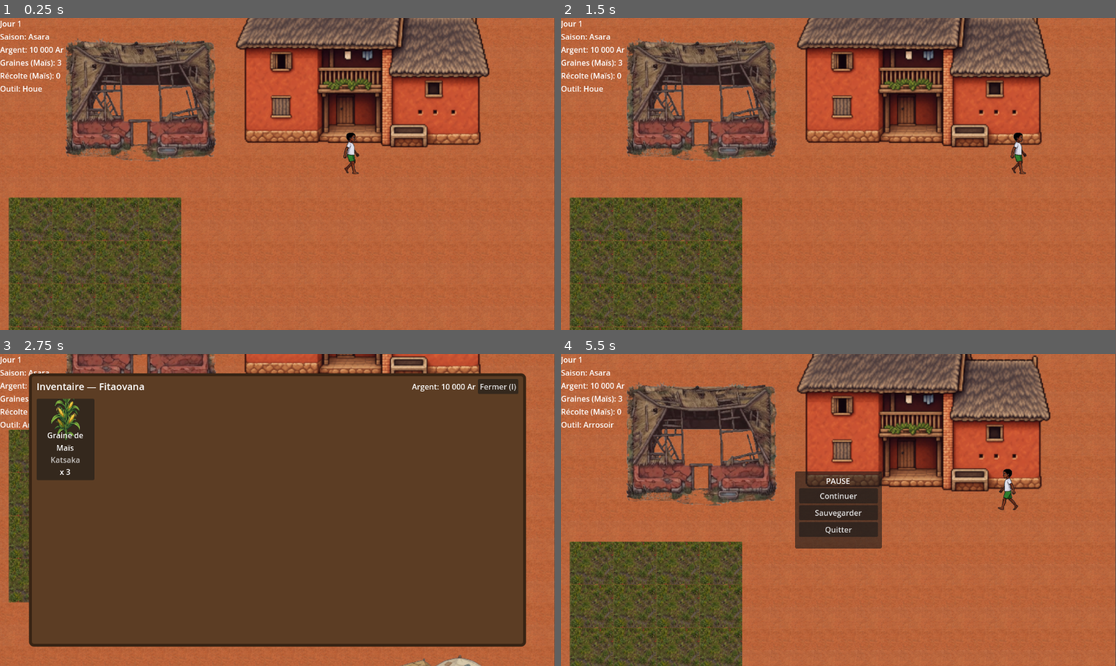
Above: before the commit, frames 1-4 (two rows, left to right).
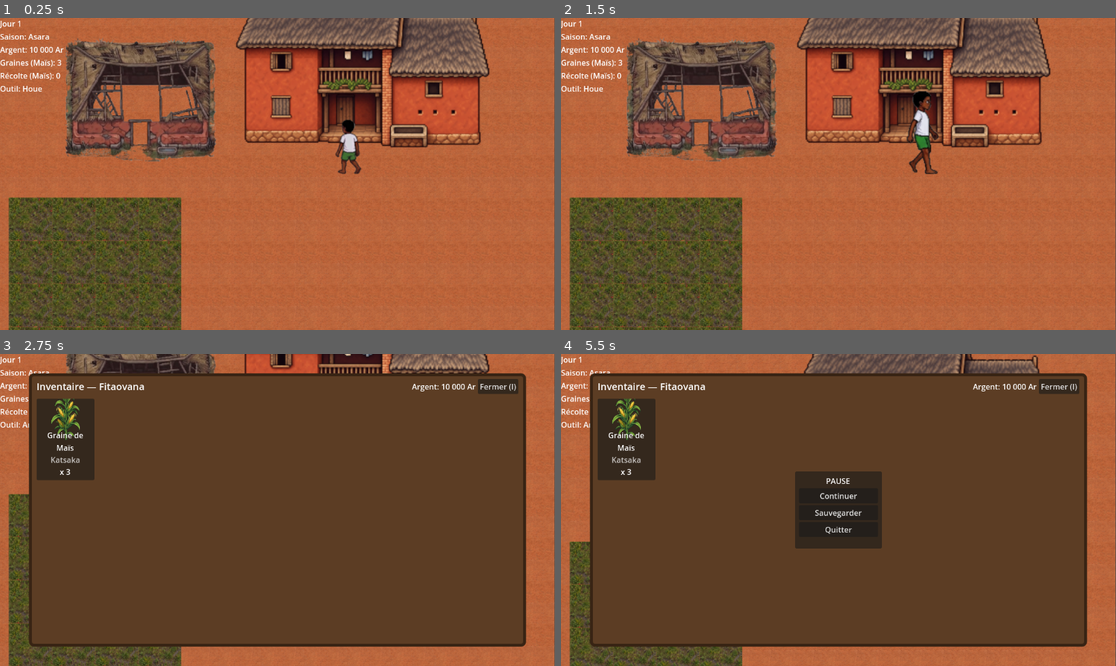
Above: after the commit, the same moments.

Repository: johnatan1999/fiainana-kely
Game: Godot game, scene res://world/world.tscn
Two runs of this game, one before a commit and one after it. Both use one fixed random seed, a clock stepped at 60 frames per second and the inputs below.
Inputs (mouse positions are in pixels of both pictures, inside the frame that each line leads up to):
- Up to frame 1 (0.25 s): no input
- Up to frame 2 (1.5 s): tap Enter at 0.5 s; move the mouse to (960, 158) at 0.52 s; hold D (move_right) 0.53-1.25 s; tap I at 0.6 s; click "Fermer (I)" at 1.25 s
- Up to frame 3 (2.75 s): tap Space at 2 s; move the mouse to (166, 525) at 2.02 s; hold S (move_down) from 2.03 s (still down); tap Tab (cycle_tool) at 2.1 s; tap I at 2.3 s
- Up to frame 4 (5.5 s): move the mouse to (894, 441) at 2.77 s; release S (move_down) at 2.78 s; hold D (move_right) 2.78-3.53 s; hold E (interact) 2.78-3.53 s; tap I at 3.05, 3.8, 4.35, 5.3 s; move the mouse to (810, 572) at 3.52 s; hold W (move_up) 3.53-4.28 s; tap Shift (sprint) at 3.6 s; move the mouse to (1005, 556) at 4.27 s; hold A (move_left) from 4.28 s (still down); tap Escape (ui_cancel) at 4.9 s; move the mouse to (672, 463) at 5.02 s; tap 1 at 5.1 s

The runs differ from the first frame. In frame 1, 0.5% of the frame differs, in the area x 60-66%, y 32-51%; in frame 2, 1.0%; in frame 3, 7.4%; in frame 4, 67%, in the area x 5-95%, y 6-94%.

Commit message:
dev: add player animation sprite

Diff:
--- a/entities/player/player.tscn
+++ b/entities/player/player.tscn
@@ -1,10 +1,59 @@
-[gd_scene load_steps=22 format=3 uid="uid://bf1stuuqjofir"]
+[gd_scene load_steps=51 format=3 uid="uid://bf1stuuqjofir"]
 
 [ext_resource type="Script" path="res://entities/player/player_controller.gd" id="1_piccd"]
 [ext_resource type="Texture2D" uid="uid://cbsngksevqumt" path="res://assets/sprites/characters/player/player2_walk.png" id="2_0v3gh"]
+[ext_resource type="Texture2D" uid="uid://ktjkva4vrhav" path="res://assets/sprites/characters/player/player2.png" id="3_l5w6w"]
 
 [sub_resource type="RectangleShape2D" id="RectangleShape2D_player"]
 size = Vector2(26.5, 17.5)
+
+[sub_resource type="AtlasTexture" id="AtlasTexture_n2umo"]
+atlas = ExtResource("3_l5w6w")
+region = Rect2(512, 128, 64, 128)
+
+[sub_resource type="AtlasTexture" id="AtlasTexture_obmxx"]
+atlas = ExtResource("3_l5w6w")
+region = Rect2(448, 128, 64, 128)
+
+[sub_resource type="AtlasTexture" id="AtlasTexture_p1gfw"]
+atlas = ExtResource("3_l5w6w")
+region = Rect2(384, 128, 64, 128)
+
+[sub_resource type="AtlasTexture" id="AtlasTexture_eur5s"]
+atlas = ExtResource("3_l5w6w")
+region = Rect2(320, 128, 64, 128)
+
+[sub_resource type="AtlasTexture" id="AtlasTexture_03kme"]
+atlas = ExtResource("3_l5w6w")
+region = Rect2(256, 128, 64, 128)
+
+[sub_resource type="AtlasTexture" id="AtlasTexture_yh2cn"]
+atlas = ExtResource("3_l5w6w")
+region = Rect2(192, 128, 64, 128)
+
+[sub_resource type="AtlasTexture" id="AtlasTexture_hm74m"]
+atlas = ExtResource("3_l5w6w")
+region = Rect2(192, 0, 64, 128)
+
+[sub_resource type="AtlasTexture" id="AtlasTexture_3ur5l"]
+atlas = ExtResource("3_l5w6w")
+region = Rect2(256, 0, 64, 128)
+
+[sub_resource type="AtlasTexture" id="AtlasTexture_rm7cp"]
+atlas = ExtResource("3_l5w6w")
+region = Rect2(320, 0, 64, 128)
+
+[sub_resource type="AtlasTexture" id="AtlasTexture_gl0f1"]
+atlas = ExtResource("3_l5w6w")
+region = Rect2(384, 0, 64, 128)
+
+[sub_resource type="AtlasTexture" id="AtlasTexture_1bkrq"]
+atlas = ExtResource("3_l5w6w")
+region = Rect2(448, 0, 64, 128)
+
+[sub_resource type="AtlasTexture" id="AtlasTexture_pot7l"]
+atlas = ExtResource("3_l5w6w")
+region = Rect2(512, 0, 64, 128)
 
 [sub_resource type="AtlasTexture" id="AtlasTexture_t6k0p"]
 atlas = ExtResource("2_0v3gh")
@@ -22,58 +71,168 @@
 atlas = ExtResource("2_0v3gh")
 region = Rect2(64, 0, 64, 128)
 
-[sub_resource type="AtlasTexture" id="AtlasTexture_rxvao"]
-atlas = ExtResource("2_0v3gh")
-region = Rect2(256, 0, 64, 128)
-
-[sub_resource type="AtlasTexture" id="AtlasTexture_ebqvb"]
-atlas = ExtResource("2_0v3gh")
-region = Rect2(320, 0, 64, 128)
-
-[sub_resource type="AtlasTexture" id="AtlasTexture_ph5qp"]
-atlas = ExtResource("2_0v3gh")
-region = Rect2(384, 0, 64, 128)
-
-[sub_resource type="AtlasTexture" id="AtlasTexture_apo3r"]
-atlas = ExtResource("2_0v3gh")
-region = Rect2(256, 128, 64, 128)
-
-[sub_resource type="AtlasTexture" id="AtlasTexture_d3xkd"]
-atlas = ExtResource("2_0v3gh")
-region = Rect2(320, 128, 64, 128)
-
-[sub_resource type="AtlasTexture" id="AtlasTexture_4vpwo"]
-atlas = ExtResource("2_0v3gh")
-region = Rect2(384, 128, 64, 128)
-
-[sub_resource type="AtlasTexture" id="AtlasTexture_qr06i"]
-atlas = ExtResource("2_0v3gh")
+[sub_resource type="AtlasTexture" id="AtlasTexture_mjh22"]
+atlas = ExtResource("3_l5w6w")
+region = Rect2(704, 0, 64, 128)
+
+[sub_resource type="AtlasTexture" id="AtlasTexture_24k16"]
+atlas = ExtResource("3_l5w6w")
+region = Rect2(704, 128, 64, 128)
+
+[sub_resource type="AtlasTexture" id="AtlasTexture_ojlc4"]
+atlas = ExtResource("3_l5w6w")
+region = Rect2(704, 256, 64, 128)
+
+[sub_resource type="AtlasTexture" id="AtlasTexture_r3i4n"]
+atlas = ExtResource("3_l5w6w")
+region = Rect2(704, 384, 64, 128)
+
+[sub_resource type="AtlasTexture" id="AtlasTexture_3v7n7"]
+atlas = ExtResource("3_l5w6w")
+region = Rect2(0, 384, 64, 128)
+
+[sub_resource type="AtlasTexture" id="AtlasTexture_l1ssj"]
+atlas = ExtResource("3_l5w6w")
+region = Rect2(64, 384, 64, 128)
+
+[sub_resource type="AtlasTexture" id="AtlasTexture_r2khw"]
+atlas = ExtResource("3_l5w6w")
+region = Rect2(128, 384, 64, 128)
+
+[sub_resource type="AtlasTexture" id="AtlasTexture_xef0r"]
+atlas = ExtResource("3_l5w6w")
+region = Rect2(64, 384, 64, 128)
+
+[sub_resource type="AtlasTexture" id="AtlasTexture_oml55"]
+atlas = ExtResource("3_l5w6w")
+region = Rect2(0, 256, 64, 128)
+
+[sub_resource type="AtlasTexture" id="AtlasTexture_c7vkw"]
+atlas = ExtResource("3_l5w6w")
+region = Rect2(64, 256, 64, 128)
+
+[sub_resource type="AtlasTexture" id="AtlasTexture_l838r"]
+atlas = ExtResource("3_l5w6w")
+region = Rect2(128, 256, 64, 128)
+
+[sub_resource type="AtlasTexture" id="AtlasTexture_sgpb7"]
+atlas = ExtResource("3_l5w6w")
+region = Rect2(64, 256, 64, 128)
+
+[sub_resource type="AtlasTexture" id="AtlasTexture_g4hxd"]
+atlas = ExtResource("3_l5w6w")
 region = Rect2(0, 128, 64, 128)
 
-[sub_resource type="AtlasTexture" id="AtlasTexture_3w6ae"]
-atlas = ExtResource("2_0v3gh")
+[sub_resource type="AtlasTexture" id="AtlasTexture_3gcp0"]
+atlas = ExtResource("3_l5w6w")
 region = Rect2(64, 128, 64, 128)
 
-[sub_resource type="AtlasTexture" id="AtlasTexture_jtk5g"]
-atlas = ExtResource("2_0v3gh")
+[sub_resource type="AtlasTexture" id="AtlasTexture_gpheb"]
+atlas = ExtResource("3_l5w6w")
 region = Rect2(128, 128, 64, 128)
 
-[sub_resource type="AtlasTexture" id="AtlasTexture_litbl"]
-atlas = ExtResource("2_0v3gh")
+[sub_resource type="AtlasTexture" id="AtlasTexture_mk4fo"]
+atlas = ExtResource("3_l5w6w")
+region = Rect2(64, 128, 64, 128)
+
+[sub_resource type="AtlasTexture" id="AtlasTexture_rs2n8"]
+atlas = ExtResource("3_l5w6w")
+region = Rect2(0, 0, 64, 128)
+
+[sub_resource type="AtlasTexture" id="AtlasTexture_6lila"]
+atlas = ExtResource("3_l5w6w")
 region = Rect2(128, 0, 64, 128)
 
-[sub_resource type="AtlasTexture" id="AtlasTexture_f2tec"]
-atlas = ExtResource("2_0v3gh")
+[sub_resource type="AtlasTexture" id="AtlasTexture_tlk8o"]
+atlas = ExtResource("3_l5w6w")
 region = Rect2(64, 0, 64, 128)
 
-[sub_resource type="AtlasTexture" id="AtlasTexture_krt85"]
-atlas = ExtResource("2_0v3gh")
-region = Rect2(0, 0, 64, 128)
+[sub_resource type="AtlasTexture" id="AtlasTexture_yu282"]
+atlas = ExtResource("3_l5w6w")
+region = Rect2(128, 0, 64, 128)
+
+[sub_resource type="AtlasTexture" id="AtlasTexture_46rqx"]
+atlas = ExtResource("3_l5w6w")
+region = Rect2(576, 384, 64, 128)
+
+[sub_resource type="AtlasTexture" id="AtlasTexture_xsk8q"]
+atlas = ExtResource("3_l5w6w")
+region = Rect2(512, 384, 64, 128)
+
+[sub_resource type="AtlasTexture" id="AtlasTexture_p24fs"]
+atlas = ExtResource("3_l5w6w")
+region = Rect2(384, 384, 64, 128)
+
+[sub_resource type="AtlasTexture" id="AtlasTexture_jqspx"]
+atlas = ExtResource("3_l5w6w")
+region = Rect2(320, 384, 64, 128)
+
+[sub_resource type="AtlasTexture" id="AtlasTexture_36juo"]
+atlas = ExtResource("3_l5w6w")
+region = Rect2(192, 256, 64, 128)
+
+[sub_resource type="AtlasTexture" id="AtlasTexture_rrww2"]
+atlas = ExtResource("3_l5w6w")
+region = Rect2(256, 256, 64, 128)
+
+[sub_resource type="AtlasTexture" id="AtlasTexture_ir5yj"]
+atlas = ExtResource("3_l5w6w")
+region = Rect2(384, 256, 64, 128)
+
+[sub_resource type="AtlasTexture" id="AtlasTexture_l78qb"]
+atlas = ExtResource("3_l5w6w")
+region = Rect2(512, 256, 64, 128)
 
 [sub_resource type="SpriteFrames" id="SpriteFrames_huppk"]
 animations = [{
 "frames": [{
 "duration": 1.0,
+"texture": SubResource("AtlasTexture_n2umo")
+}, {
+"duration": 1.6,
+"texture": SubResource("AtlasTexture_obmxx")
+}, {
+"duration": 1.2,
+"texture": SubResource("AtlasTexture_p1gfw")
+}, {
+"duration": 1.8,
+"texture": SubResource("AtlasTexture_eur5s")
+}, {
+"duration": 1.0,
+"texture": SubResource("AtlasTexture_03kme")
+}, {
+"duration": 1.0,
+"texture": SubResource("AtlasTexture_yh2cn")
+}],
+"loop": true,
+"name": &"harvest_left",
+"speed": 5.0
+}, {
+"frames": [{
+"duration": 1.0,
+"texture": SubResource("AtlasTexture_hm74m")
+}, {
+"duration": 1.6,
+"texture": SubResource("AtlasTexture_3ur5l")
+}, {
+"duration": 2.0,
+"texture": SubResource("AtlasTexture_rm7cp")
+}, {
+"duration": 1.8,
+"texture": SubResource("AtlasTexture_gl0f1")
+}, {
+"duration": 1.0,
+"texture": SubResource("AtlasTexture_1bkrq")
+}, {
+"duration": 1.0,
+"texture": SubResource("AtlasTexture_pot7l")
+}],
+"loop": true,
+"name": &"harvest_right",
+"speed": 5.0
+}, {
+"frames": [{
+"duration": 1.0,
 "texture": SubResource("AtlasTexture_t6k0p")
 }],
 "loop": true,
@@ -105,14 +264,34 @@
 "speed": 5.0
 }, {
 "frames": [{
-"duration": 1.0,
-"texture": SubResource("AtlasTexture_rxvao")
-}, {
-"duration": 1.0,
-"texture": SubResource("AtlasTexture_ebqvb")
-}, {
-"duration": 1.0,
-"texture": SubResource("AtlasTexture_ph5qp")
+"duration": 2.3,
+"texture": SubResource("AtlasTexture_mjh22")
+}, {
+"duration": 1.5,
+"texture": SubResource("AtlasTexture_24k16")
+}, {
+"duration": 2.0,
+"texture": SubResource("AtlasTexture_ojlc4")
+}, {
+"duration": 1.8,
+"texture": SubResource("AtlasTexture_r3i4n")
+}],
+"loop": true,
+"name": &"shovel_left",
+"speed": 5.0
+}, {
+"frames": [{
+"duration": 1.0,
+"texture": SubResource("AtlasTexture_3v7n7")
+}, {
+"duration": 1.0,
+"texture": SubResource("AtlasTexture_l1ssj")
+}, {
+"duration": 1.0,
+"texture": SubResource("AtlasTexture_r2khw")
+}, {
+"duration": 1.0,
+"texture": SubResource("AtlasTexture_xef0r")
 }],
 "loop": true,
 "name": &"walk_down",
@@ -120,13 +299,16 @@
 }, {
 "frames": [{
 "duration": 1.0,
-"texture": SubResource("AtlasTexture_apo3r")
-}, {
-"duration": 1.0,
-"texture": SubResource("AtlasTexture_d3xkd")
-}, {
-"duration": 1.0,
-"texture": SubResource("AtlasTexture_4vpwo")
+"texture": SubResource("AtlasTexture_oml55")
+}, {
+"duration": 1.0,
+"texture": SubResource("AtlasTexture_c7vkw")
+}, {
+"duration": 1.0,
+"texture": SubResource("AtlasTexture_l838r")
+}, {
+"duration": 1.0,
+"texture": SubResource("AtlasTexture_sgpb7")
 }],
 "loop": true,
 "name": &"walk_left",
@@ -134,13 +316,16 @@
 }, {
 "frames": [{
 "duration": 1.0,
-"texture": SubResource("AtlasTexture_qr06i")
-}, {
-"duration": 1.0,
-"texture": SubResource("AtlasTexture_3w6ae")
-}, {
-"duration": 1.0,
-"texture": SubResource("AtlasTexture_jtk5g")
+"texture": SubResource("AtlasTexture_g4hxd")
+}, {
+"duration": 1.0,
+"texture": SubResource("AtlasTexture_3gcp0")
+}, {
+"duration": 1.0,
+"texture": SubResource("AtlasTexture_gpheb")
+}, {
+"duration": 1.0,
+"texture": SubResource("AtlasTexture_mk4fo")
 }],
 "loop": true,
 "name": &"walk_right",
@@ -148,16 +333,53 @@
 }, {
 "frames": [{
 "duration": 1.0,
-"texture": SubResource("AtlasTexture_litbl")
-}, {
-"duration": 1.0,
-"texture": SubResource("AtlasTexture_f2tec")
-}, {
-"duration": 1.0,
-"texture": SubResource("AtlasTexture_krt85")
+"texture": SubResource("AtlasTexture_rs2n8")
+}, {
+"duration": 1.0,
+"texture": SubResource("AtlasTexture_6lila")
+}, {
+"duration": 1.0,
+"texture": SubResource("AtlasTexture_tlk8o")
+}, {
+"duration": 1.0,
+"texture": SubResource("AtlasTexture_yu282")
 }],
 "loop": true,
 "name": &"walk_up",
+"speed": 5.0
+}, {
+"frames": [{
+"duration": 1.0,
+"texture": SubResource("AtlasTexture_46rqx")
+}, {
+"duration": 1.0,
+"texture": SubResource("AtlasTexture_xsk8q")
+}, {
+"duration": 1.0,
+"texture": SubResource("AtlasTexture_p24fs")
+}, {
+"duration": 2.3,
+"texture": SubResource("AtlasTexture_jqspx")
+}],
+"loop": true,
+"name": &"watering_left",
+"speed": 5.0
+}, {
+"frames": [{
+"duration": 1.0,
+"texture": SubResource("AtlasTexture_36juo")
+}, {
+"duration": 1.0,
+"texture": SubResource("AtlasTexture_rrww2")
+}, {
+"duration": 1.0,
+"texture": SubResource("AtlasTexture_ir5yj")
+}, {
+"duration": 2.3,
+"texture": SubResource("AtlasTexture_l78qb")
+}],
+"loop": true,
+"name": &"watering_right",
 "speed": 5.0
 }]
 
@@ -177,10 +399,9 @@
 zoom = Vector2(2.2, 2.2)
 
 [node name="AnimatedSprite2D" type="AnimatedSprite2D" parent="."]
-scale = Vector2(0.5, 0.5)
 sprite_frames = SubResource("SpriteFrames_huppk")
-animation = &"walk_right"
-frame_progress = 0.696398
+animation = &"harvest_left"
+frame_progress = 0.142266
 offset = Vector2(0, -64)
 
 [node name="InteractionPivot" type="Node2D" parent="."]
--- a/entities/player/player_controller.gd
+++ b/entities/player/player_controller.gd
@@ -1,7 +1,7 @@
 class_name PlayerController
 extends CharacterBody2D
 
-enum Tool { HOE, WATERING_CAN, SEEDS, HARVEST }
+enum Tool {HOE, WATERING_CAN, SEEDS, HARVEST}
 
 signal interact_requested(tool: Tool)
 signal tool_changed(tool: Tool)
@@ -16,6 +16,10 @@
 
 var current_tool: Tool = Tool.HOE
 var last_facing_direction: Vector2 = Vector2.RIGHT
+## False during a zone transition (see WorldManager) - movement/tool input is
+## ignored and the character smoothly decelerates to a stop via the same
+## friction curve as releasing the movement keys, instead of snapping still.
+var input_enabled := true
 
 func _physics_process(_delta: float) -> void:
 	var input_vector := Input.get_vector("move_left", "move_right", "move_up", "move_down")
@@ -50,7 +54,6 @@
 	anim.play()
 
 
-
 ## 1=Houe 2=Graines 3=Arrosoir 4=Récolte - direct raw keycodes, kept out of the
 ## project's custom InputMap since it has repeatedly lost entries there.
 const NUMBER_KEY_TOOLS := {
@@ -61,6 +64,8 @@
 }
 
 func _unhandled_input(event: InputEvent) -> void:
+	if not input_enabled:
+		return
 	if event.is_action_pressed("interact"):
 		var interacted := _try_interact()
 
--- a/structures/chicken_coop/chicken_coop.tscn
+++ b/structures/chicken_coop/chicken_coop.tscn
@@ -58,6 +58,5 @@
 offset_right = 40.0
 offset_bottom = 23.0
 
+[editable path="InteractableComponent"]
 [editable path="EntranceDoor"]
-
-[editable path="InteractableComponent"]
--- a/systems/world_manager/world_manager.gd
+++ b/systems/world_manager/world_manager.gd
@@ -92,9 +92,11 @@
 ## load and SaveController.load_game() - call change_zone() straight instead,
 ## since there's nothing on screen yet worth hiding behind a fade at boot.
 func _change_zone_with_fade(zone_id: String, spawn_name: String) -> void:
+	player.input_enabled = false
 	await _fade_to(1.0)
 	change_zone(zone_id, spawn_name)
 	await _fade_to(0.0)
+	player.input_enabled = true
 
 func _fade_to(target_alpha: float) -> void:
 	var tween := create_tween()
--- a/ui/inventory_ui.gd
+++ b/ui/inventory_ui.gd
@@ -25,6 +25,10 @@
 func setup(simulation: FarmSimulation, shop_ui: ShopUI) -> void:
 	_simulation = simulation
 	_shop_ui = shop_ui
+
+	# Reste actif malgré get_tree().paused = true (voir open()/close()) - sinon
+	# son propre bouton et son tween d'ouverture/fermeture se figeraient aussi.
+	process_mode = Node.PROCESS_MODE_ALWAYS
 
 	close_button.pressed.connect(close)
 	simulation.money_changed.connect(_on_money_changed)
@@ -108,6 +112,7 @@
 func open() -> void:
 	_rebuild()
 	visible = true
+	get_tree().paused = true
 	AudioManager.play_click_menu_sfx()
 	if _open_tween:
 		_open_tween.kill()
@@ -122,7 +127,10 @@
 	_open_tween = create_tween().set_parallel(true)
 	_open_tween.tween_property(self, "modulate:a", 0.0, CLOSE_TIME)
 	_open_tween.tween_property(self, "scale", CLOSED_SCALE, CLOSE_TIME)
-	_open_tween.chain().tween_callback(func(): visible = false)
+	_open_tween.chain().tween_callback(func():
+		visible = false
+		get_tree().paused = false
+	)
 
 ## "I" is a raw keycode, not a project InputMap action - kept out of it for
 ## the same reason PlayerController.NUMBER_KEY_TOOLS is (see its comment).
--- a/ui/shop_ui.gd
+++ b/ui/shop_ui.gd
@@ -44,6 +44,10 @@
 func _ready() -> void:
 	# Écoute du signal global émis par le Shop / ShopBuilding
 	UIEvents.shop_requested.connect(_on_shop_requested)
+
+	# Reste actif malgré get_tree().paused = true (voir open()/close()) - sinon
+	# ses propres boutons et son tween d'ouverture/fermeture se figeraient aussi.
+	process_mode = Node.PROCESS_MODE_ALWAYS
 
 	# Configuration visuelle initiale (masqué par défaut)
 	resized.connect(func(): pivot_offset = size / 2.0)
@@ -173,6 +177,7 @@
 
 func open() -> void:
 	visible = true
+	get_tree().paused = true
 	AudioManager.play_click_menu_sfx()
 	if _open_tween:
 		_open_tween.kill()
@@ -187,7 +192,10 @@
 	_open_tween = create_tween().set_parallel(true)
 	_open_tween.tween_property(self, "modulate:a", 0.0, CLOSE_TIME)
 	_open_tween.tween_property(self, "scale", CLOSED_SCALE, CLOSE_TIME)
-	_open_tween.chain().tween_callback(func(): visible = false)
+	_open_tween.chain().tween_callback(func():
+		visible = false
+		get_tree().paused = false
+	)
 
 func _unhandled_input(event: InputEvent) -> void:
 	if visible and event.is_action_pressed("ui_cancel"):
--- a/world/areas/interior/farm/chicken_coop_interior.tscn
+++ b/world/areas/interior/farm/chicken_coop_interior.tscn
@@ -68,5 +68,4 @@
 [node name="AnimalContainer" type="Node2D" parent="."]
 
 [editable path="ExitDoor"]
-
 [editable path="ChickenCoop/InteractableComponent"]
Binary file added: assets/sprites/characters/player/player2.png
Not shown, added: assets/sprites/characters/player/player2.png.import
